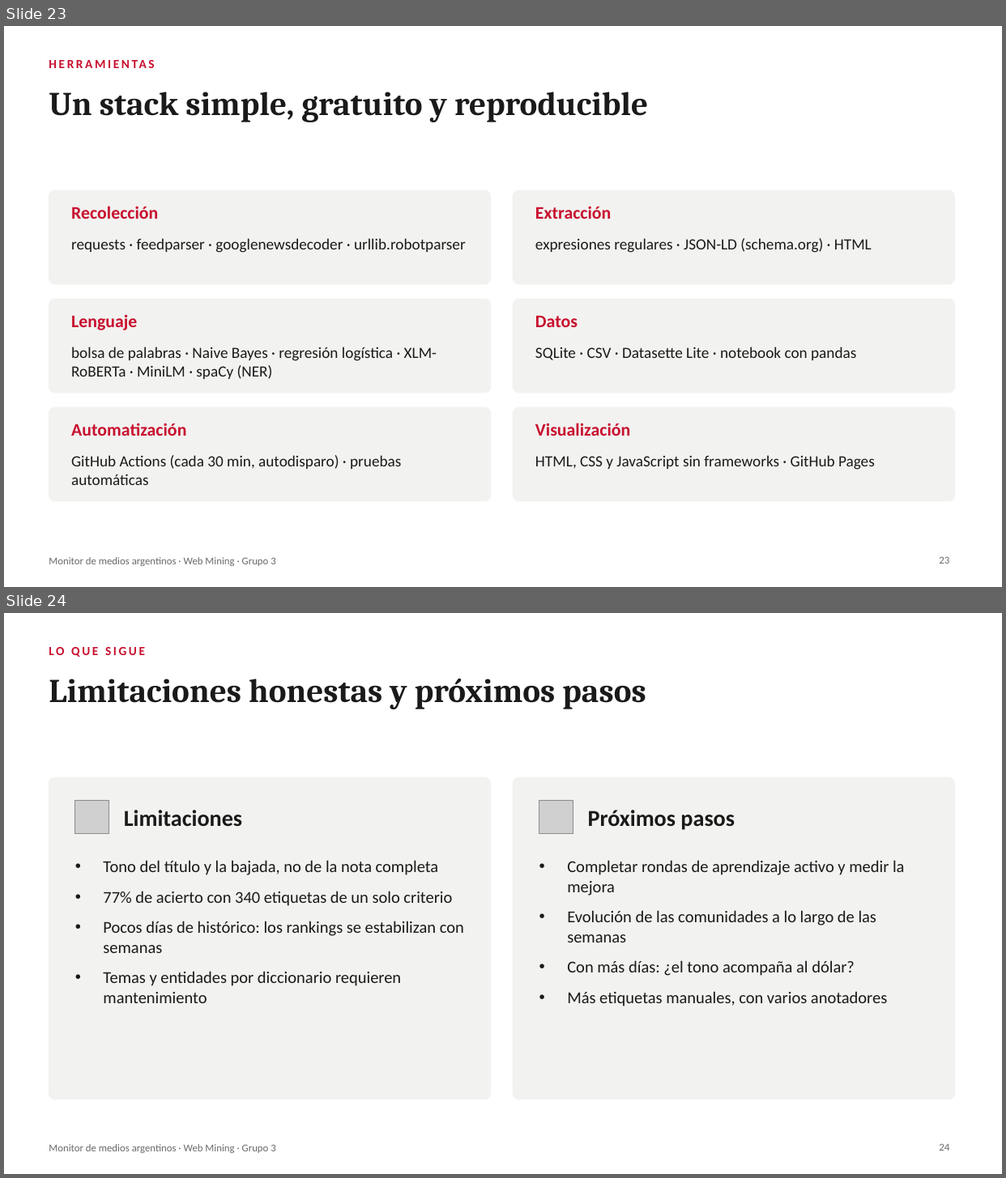
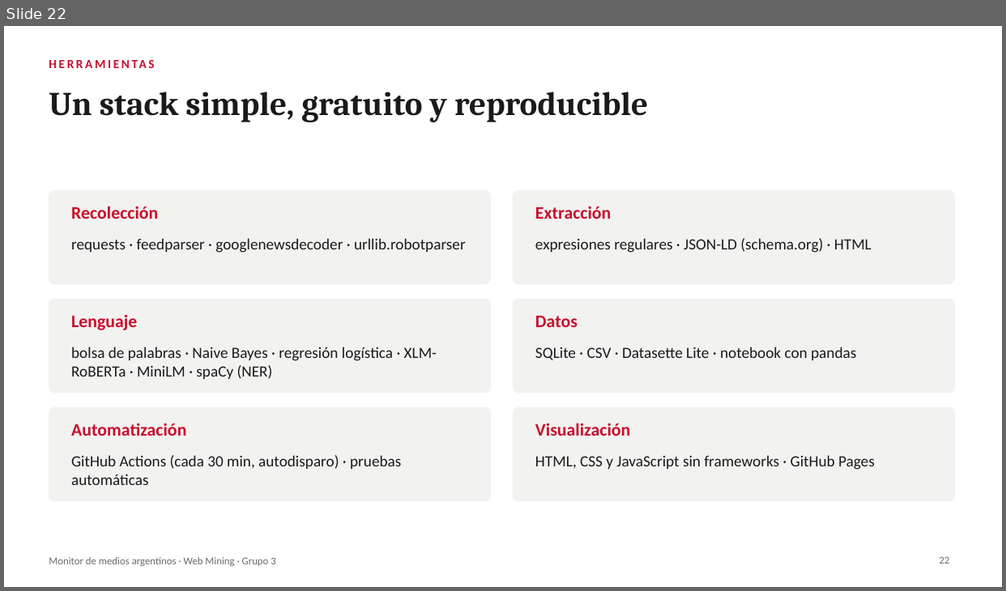
Before and after one commit to miguegarrone-blip/Web-Mining, a slide deck: docs/presentacion-tp.pptx. Shown one above the other, each under a label of ours: slides 23 and 24 before the commit, slide 22 after it. The pictures are 1006x1178 and 1006x591 pixels, drawn with LibreOffice and Linux fonts; fonts in the diff are those of the drawing; grey boxes stand for pictures. Boxes give left, top, right and bottom in pixels: in the first picture for what was removed or moved away, otherwise in the second. Text is boxed around its words. In the diff, an @@ line names an element or a change of style, - is before the commit and + after.

```diff
--- a/docs/presentacion-tp.pptx
+++ b/docs/presentacion-tp.pptx
@@ slide 24 removed at (x1=4, y1=613, x2=1002, y2=1174), background #FFFFFF; not listed: 1 template element that a slide beside it also shows @@
@@ text removed at (x1=49, y1=647, x2=145, y2=657) @@
-LO QUE SIGUE
@@ title removed at (x1=49, y1=679, x2=646, y2=709) @@
-Limitaciones honestas y próximos pasos
@@ rounded rectangle removed at (x1=49, y1=777, x2=491, y2=1100) @@
@@ rounded rectangle removed at (x1=513, y1=777, x2=955, y2=1100) @@
@@ picture removed at (x1=75, y1=800, x2=108, y2=834) @@
@@ picture removed at (x1=539, y1=800, x2=573, y2=834) @@
@@ text removed at (x1=124, y1=810, x2=242, y2=826) @@
-Limitaciones
@@ text removed at (x1=588, y1=810, x2=735, y2=830) @@
-Próximos pasos
@@ text removed at (x1=103, y1=860, x2=464, y2=1003) @@
-• Tono del título y la bajada, no de la nota completa
-• 77% de acierto con 340 etiquetas de un solo criterio
-• Pocos días de histórico: los rankings se estabilizan con semanas
-• Temas y entidades por diccionario requieren mantenimiento
@@ text removed at (x1=567, y1=860, x2=905, y2=1007) @@
-• Completar rondas de aprendizaje activo y medir la mejora
-• Evolución de las comunidades a lo largo de las semanas
-• Con más días: ¿el tono acompaña al dólar?
-• Más etiquetas manuales, con varios anotadores
@@ page number removed at (x1=939, y1=1144, x2=949, y2=1151) @@
-24
@@ what was slide 23 is now slide 22 @@
```
Also in this commit, not shown: 6 slides changed, 1 other slide removed, 3 other files.
